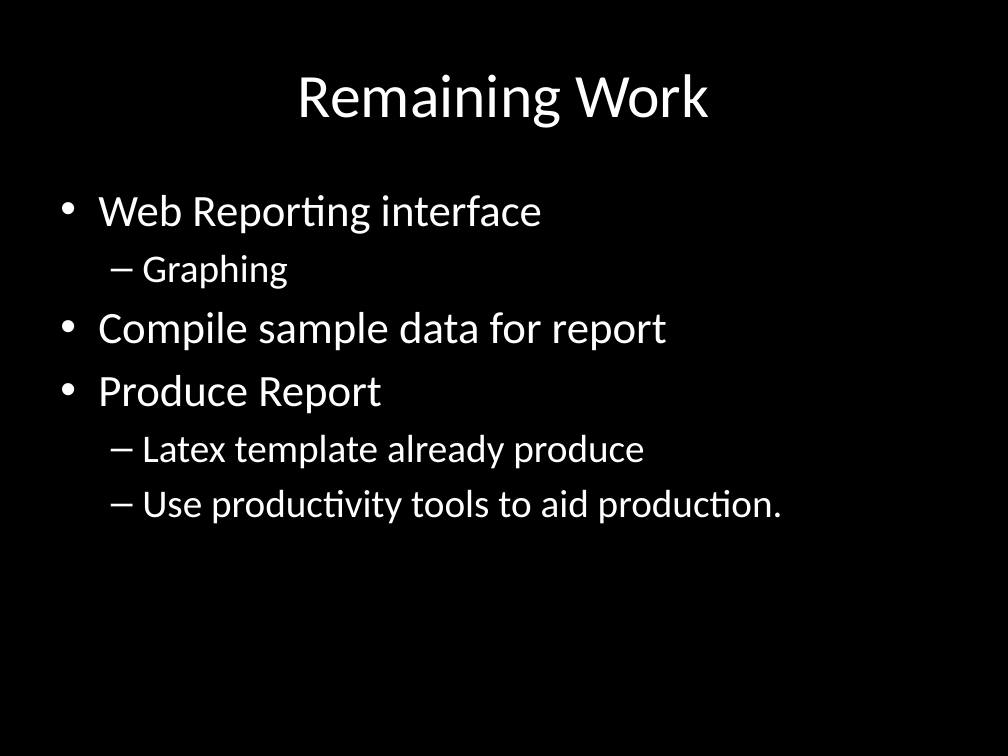
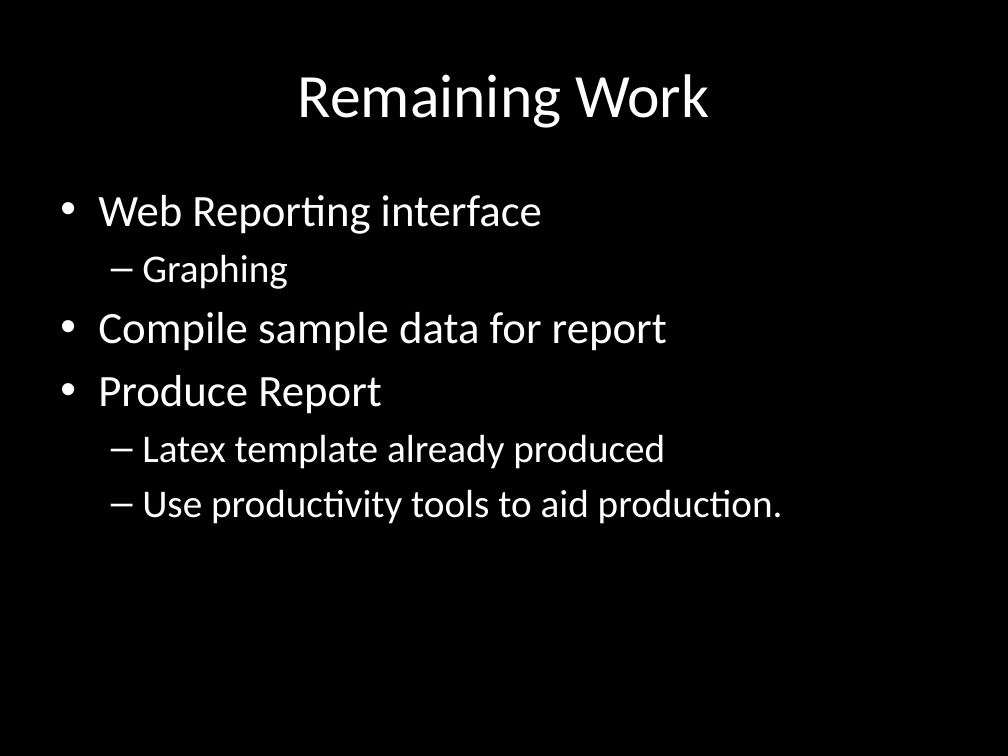
Before and after one commit to chrissorchard/malucrawl, a slide deck: slide 17 of doc/pres2/wk8-progress.pptx (slide 18 before the commit). Drawn at 1008x756 pixels with LibreOffice and Linux fonts; fonts in the diff are those of the drawing; background and template pictures are left out. Boxes give left, top, right and bottom in pixels: in the first picture for what was removed or moved away, otherwise in the second. Text is boxed around its words. In the diff, an @@ line names an element or a change of style, - is before the commit and + after.

```diff
--- a/doc/pres2/wk8-progress.pptx
+++ b/doc/pres2/wk8-progress.pptx
@@ text at <box>142,434,665,469</box>: text changed @@
-  – Latex template already produce
+  – Latex template already produced
```
Also in this commit, not shown: 9 other slides changed, 1 slide removed.
